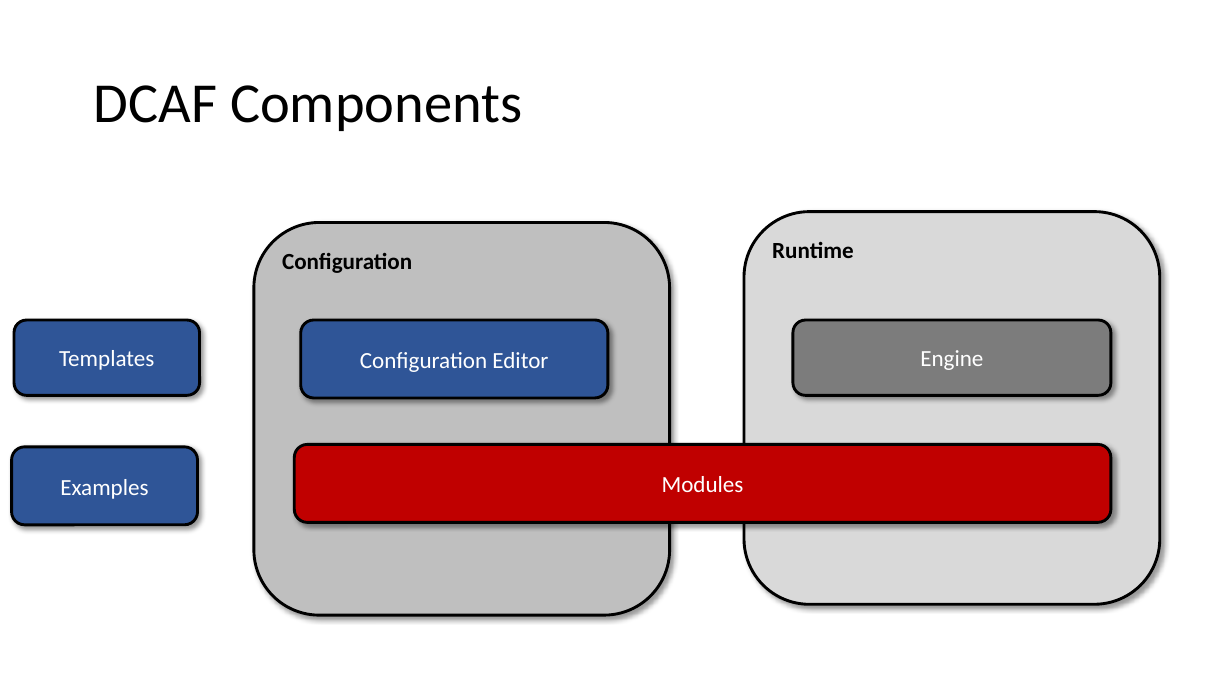
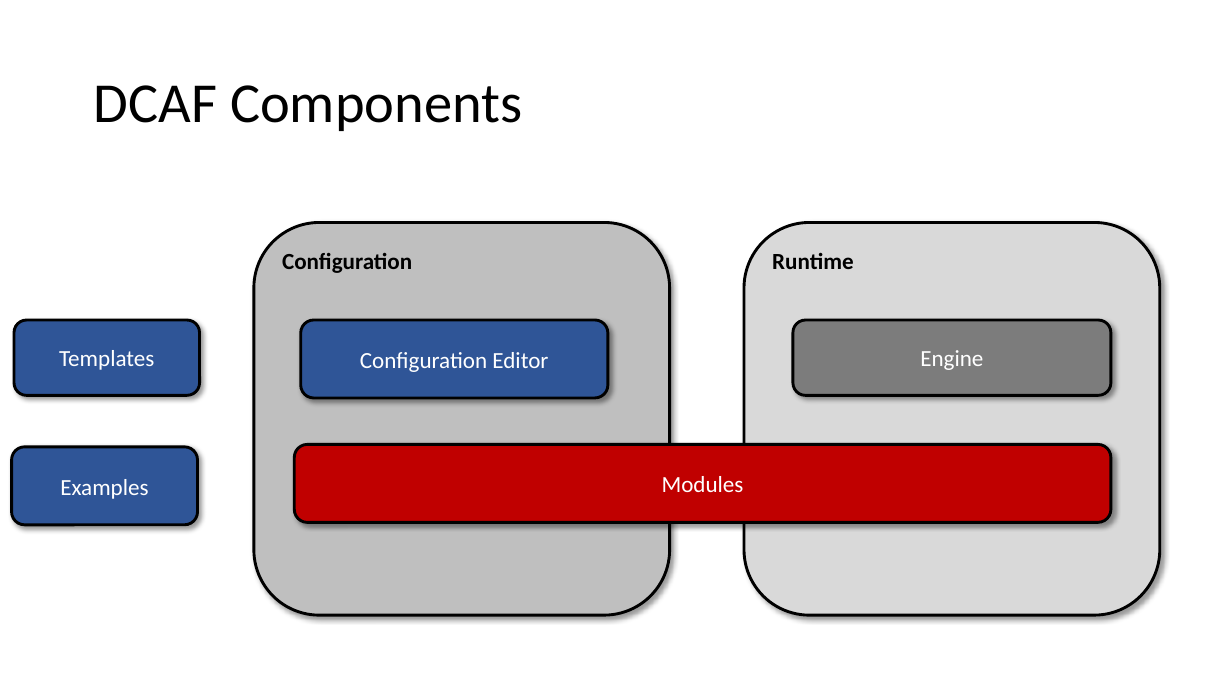
Before and after one commit to LabVIEW-DCAF/Documentation, a slide deck: slide 9 of Trunk/Getting Started Material/DCAF Training/1 Introduction to DCAF.pptx. Drawn at 1232x693 pixels with LibreOffice and Linux fonts; fonts in the diff are those of the drawing. Boxes give left, top, right and bottom in pixels: in the first picture for what was removed or moved away, otherwise in the second. Text is boxed around its words. In the diff, an @@ line names an element or a change of style, - is before the commit and + after.

Commit message:
First pass at ch3 DCAF Components
Did a first pass on arranging the content for the DCAF components session. Moved some things in and out of ch1 and 5

```diff
--- a/Trunk/Getting Started Material/DCAF Training/1 Introduction to DCAF.pptx
+++ b/Trunk/Getting Started Material/DCAF Training/1 Introduction to DCAF.pptx
@@ rounded rectangle "Runtime": place and size @@
-rounded rectangle "Runtime" at (744, 212, 1160, 604)
+rounded rectangle "Runtime" at (744, 223, 1160, 616)
```
Also in this commit, not shown: 2 other slides changed, 2 slides added, 1 other file.
